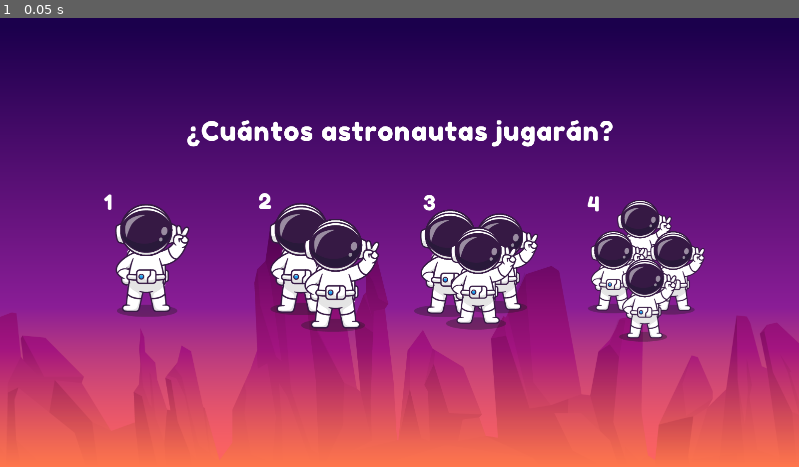
Above: before the commit, frame 1.
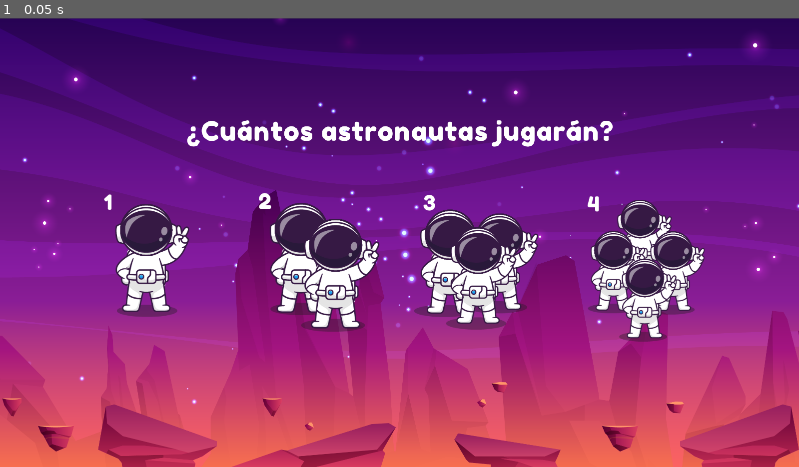
Above: after the commit, the same moment.

Repository: carrilloycardenas/Carrera-espacial
Game: Godot game, scene res://menus/numJugadores.tscn
Same seed, same stepped clock (60 frames per second), same inputs: the game is played once before the commit and once after it. The project has no main scene, so this scene is started directly.
Inputs:
- Up to frame 1 (0.05 s): no input

The runs differ from the first frame. In frame 1, 27% of the frame differs, in the area x 0-100%, y 0-100%.

Commit message:
Trying to paralax

Diff:
--- a/menus/numJugadores.tscn
+++ b/menus/numJugadores.tscn
@@ -1,13 +1,15 @@
-[gd_scene load_steps=10 format=2]
+[gd_scene load_steps=12 format=2]
 
 [ext_resource path="res://font/FredokaOne-Regular.ttf" type="DynamicFontData" id=1]
 [ext_resource path="res://assets/cantidad-jugador-4.png" type="Texture" id=2]
 [ext_resource path="res://assets/cantidad-jugador-3.png" type="Texture" id=3]
 [ext_resource path="res://assets/cantidad-jugador-1.png" type="Texture" id=4]
-[ext_resource path="res://assets/fondo1-piedras.png" type="Texture" id=5]
+[ext_resource path="res://assets/FONDO ANIMADO/fondo-piedras.png" type="Texture" id=5]
 [ext_resource path="res://assets/fondo-5-piedras.png" type="Texture" id=6]
 [ext_resource path="res://assets/Screenshot from 2023-03-08 08-18-00.png" type="Texture" id=7]
 [ext_resource path="res://assets/cantidad-jugador-2.png" type="Texture" id=8]
+[ext_resource path="res://assets/FONDO ANIMADO/imagen-piedras.png" type="Texture" id=9]
+[ext_resource path="res://scripts/paralaxOnMenus.gd" type="Script" id=10]
 
 [sub_resource type="DynamicFont" id=1]
 size = 64
@@ -21,10 +23,24 @@
 "_edit_vertical_guides_": [ 960.0 ]
 }
 
-[node name="Fondo1-piedras" type="Sprite" parent="."]
-position = Vector2( 960, 539.875 )
-scale = Vector2( 0.899667, 0.899459 )
+[node name="ParallaxBackground" type="ParallaxBackground" parent="."]
+script = ExtResource( 10 )
+
+[node name="fondo" type="ParallaxBackground" parent="ParallaxBackground"]
+
+[node name="Sprite" type="Sprite" parent="ParallaxBackground/fondo"]
+position = Vector2( 967.207, 543.16 )
+scale = Vector2( 0.480897, 0.48552 )
 texture = ExtResource( 5 )
+region_enabled = true
+region_rect = Rect2( -49.6309, 21.4886, 6408.52, 2232.93 )
+
+[node name="piedras" type="ParallaxBackground" parent="ParallaxBackground"]
+
+[node name="Sprite" type="Sprite" parent="ParallaxBackground/piedras"]
+position = Vector2( 962.607, 978.5 )
+scale = Vector2( 0.612426, 0.612426 )
+texture = ExtResource( 9 )
 
 [node name="Cantidad-jugador-1" type="Sprite" parent="."]
 position = Vector2( 352, 568 )
--- /dev/null
+++ b/scripts/paralaxOnMenus.gd
@@ -0,0 +1,5 @@
+extends ParallaxBackground
+
+
+func _process(delta):
+	scroll_base_offset -= Vector2(100, 0) * delta
--- a/sprites/astro-warning.tscn
+++ b/sprites/astro-warning.tscn
@@ -18,5 +18,5 @@
 [node name="AnimatedSprite" type="AnimatedSprite" parent="."]
 scale = Vector2( 0.35, 0.35 )
 frames = SubResource( 1 )
-frame = 4
+frame = 3
 playing = true
Binary file added: assets/FONDO ANIMADO/fondo-piedras.png
Not shown, added: assets/FONDO ANIMADO/fondo-piedras.png.import
Binary file added: assets/FONDO ANIMADO/imagen-piedras.png
Not shown, added: assets/FONDO ANIMADO/imagen-piedras.png.import
